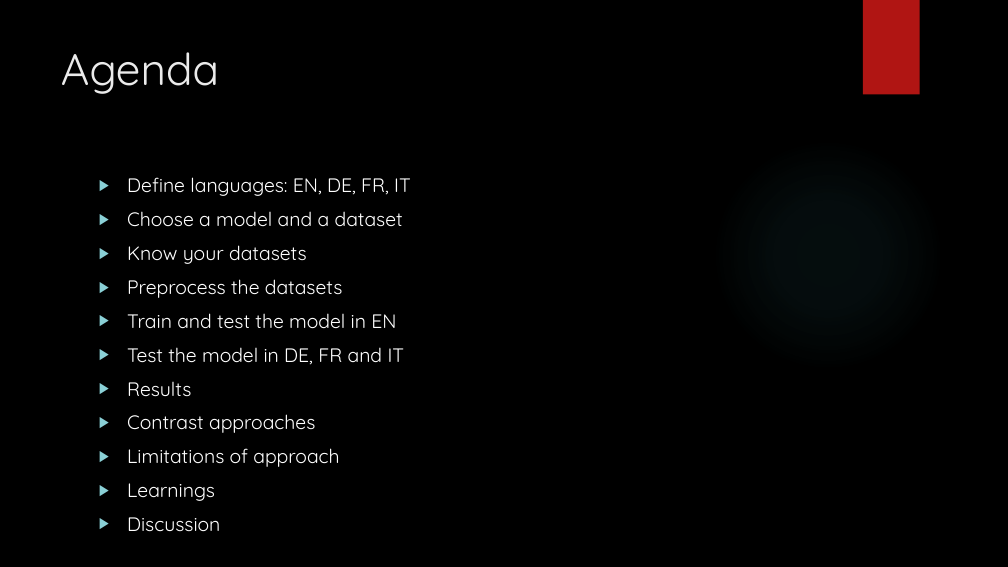
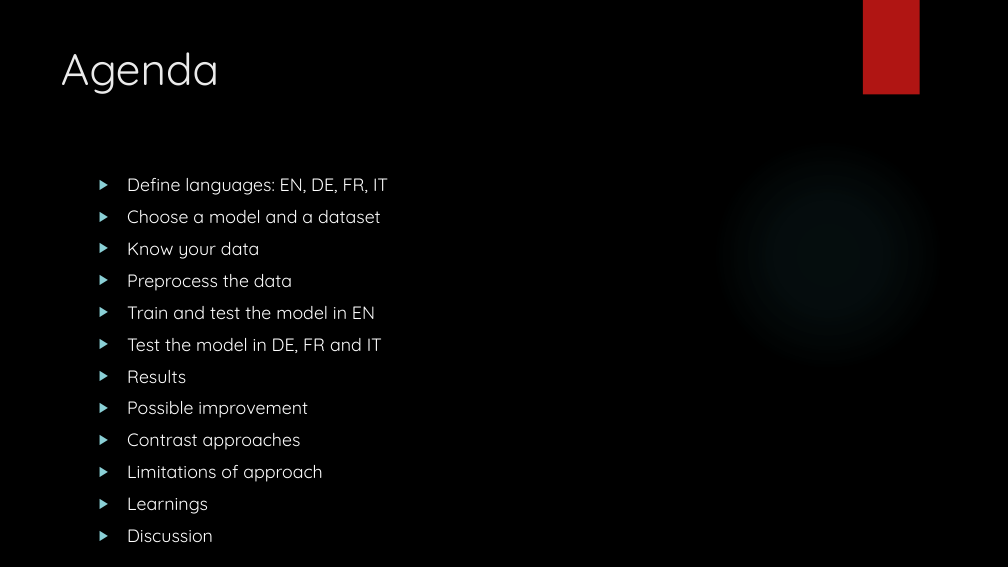
Before and after one commit to Beabir/TaskModule4_MNER, a slide deck: slide 3 of CAS NLP Module 4_jd_bb.pptx. Drawn at 1008x567 pixels with LibreOffice and Linux fonts; fonts in the diff are those of the drawing; background and template pictures are left out. Boxes give left, top, right and bottom in pixels: in the first picture for what was removed or moved away, otherwise in the second. Text is boxed around its words. In the diff, an @@ line names an element or a change of style, - is before the commit and + after.

```diff
--- a/CAS NLP Module 4_jd_bb.pptx
+++ b/CAS NLP Module 4_jd_bb.pptx
@@ text at (127,178,388,514): size 18.5 to 17 pt in "Define languages: EN, DE, FR, IT", "Choose a model and a dataset", "Train and test the model in EN", "Test the model in DE, FR and ..." and 5 more places @@
@@ text at (127,242,292,291): text changed; size 18.5 to 17 pt @@
-▶ Know your datasets
-▶ Preprocess the datasets
+▶ Know your data
+▶ Preprocess the data
@@ text at (127,401,308,418): paragraph added @@
+▶ Possible improvement
```
Also in this commit, not shown: 7 other slides changed, 2 slides added, 1 slide removed, 1 other file.
